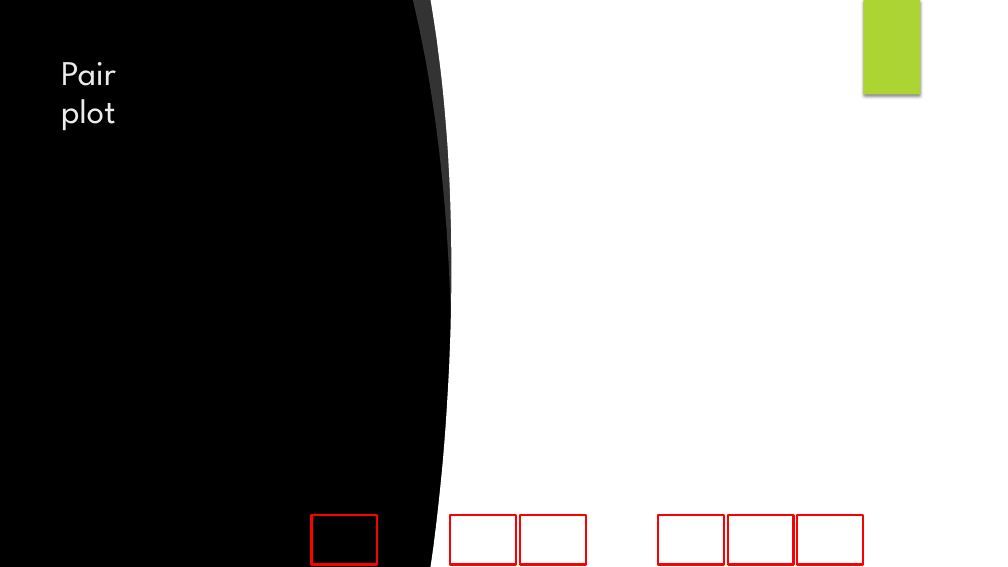
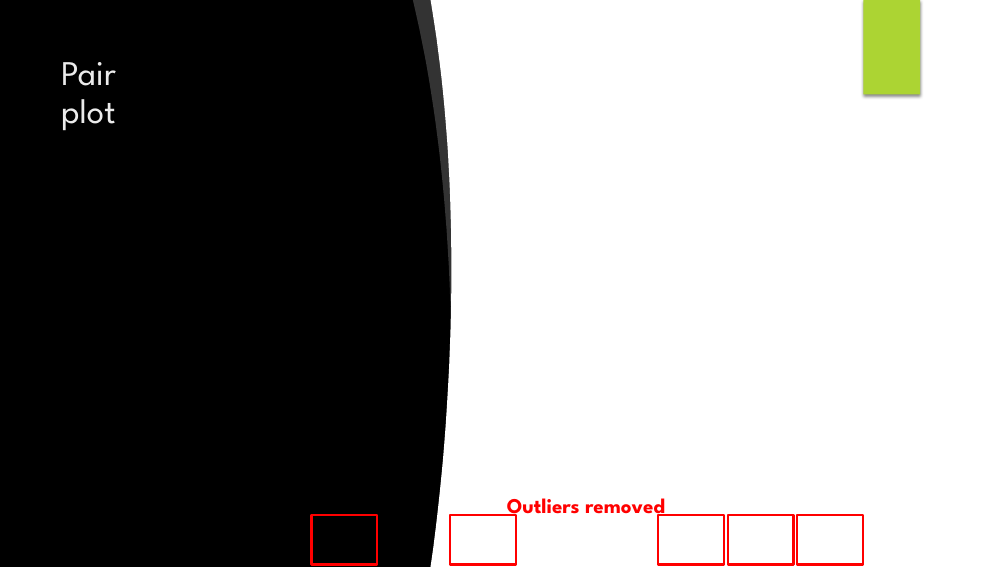
Before and after one commit to JNYH/Project-Luther, a slide deck: slide 7 of RegressionAnalysis.pptx. Drawn at 1008x567 pixels with LibreOffice and Linux fonts; fonts in the diff are those of the drawing; background and template pictures are left out. Boxes give left, top, right and bottom in pixels: in the first picture for what was removed or moved away, otherwise in the second. Text is boxed around its words. In the diff, an @@ line names an element or a change of style, - is before the commit and + after.

```diff
--- a/RegressionAnalysis.pptx
+++ b/RegressionAnalysis.pptx
@@ text added at (507,498,665,519), 20 pt, text #FF0000, bold @@
+Outliers removed
@@ rectangle removed at (520,515,586,564) @@
```
Also in this commit, not shown: 5 other slides changed, 2 slides added.
